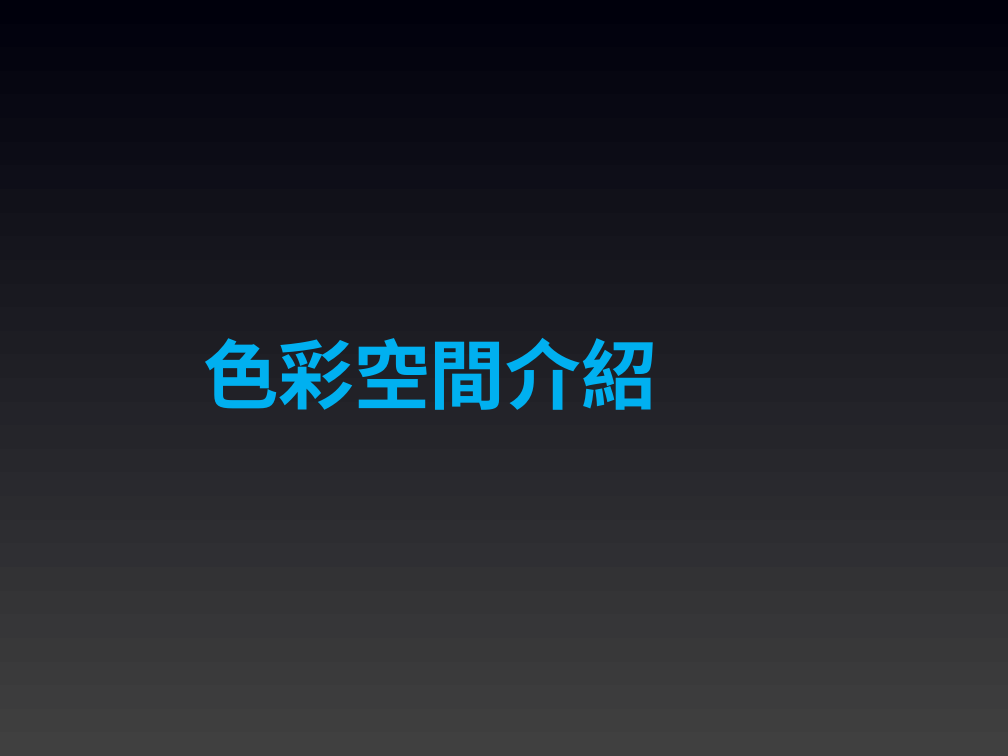
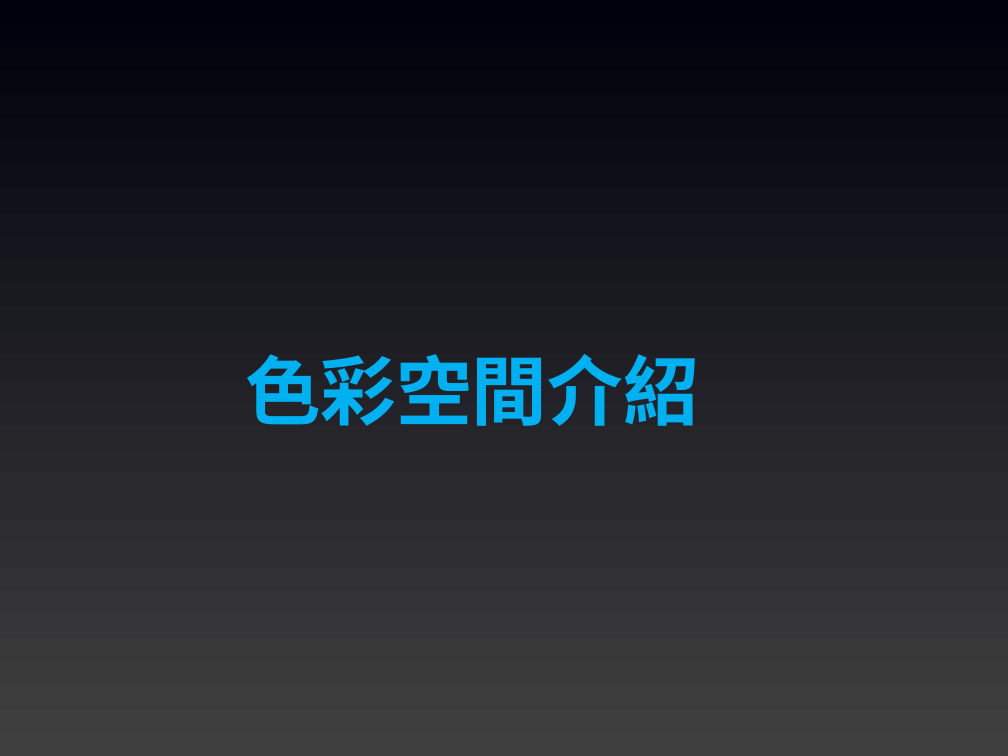
Before and after one commit to joshhu/must_opencv, a slide deck: slide 2 of Slides/04. OpenCV影像處理.pptx. Drawn at 1008x756 pixels with LibreOffice and Linux fonts; fonts in the diff are those of the drawing. Boxes give left, top, right and bottom in pixels: in the first picture for what was removed or moved away, otherwise in the second. Text is boxed around its words. In the diff, an @@ line names an element or a change of style, - is before the commit and + after.

```diff
--- a/Slides/04. OpenCV影像處理.pptx
+++ b/Slides/04. OpenCV影像處理.pptx
@@ text "色彩空間介紹": place and size @@
-text "色彩空間介紹" at (203, 338, 657, 410)
+text "色彩空間介紹" at (245, 354, 699, 426)
```
Also in this commit, not shown: 1 other slide changed, 1 other file.
